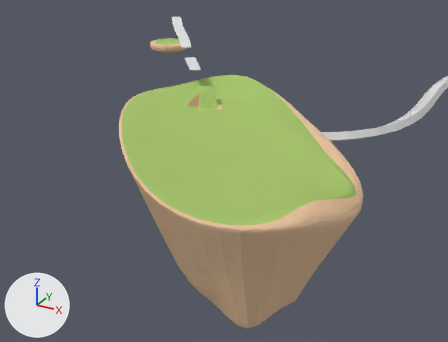
Renders of the Blender file BlenderFiles/level_geometry/1-1_isle.blend from each side of a commit.
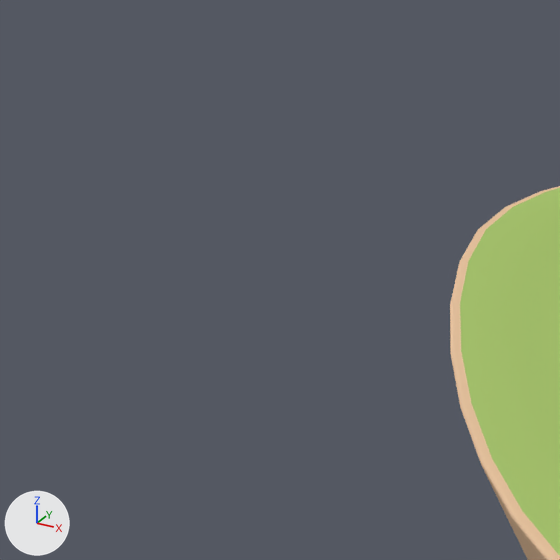
Each version appears first from a 50 mm lens placed at (-90.0, -481.3, 69.7), pointed at (-173.6, -329.4, -6.3), and next in a close-up on the part from 0% to 33% of the width and 12% to 56% of the height. The lights are fixed; the arrows at lower left show +X, +Y and +Z.

Objects in the first close-up: 'Isle 2'.
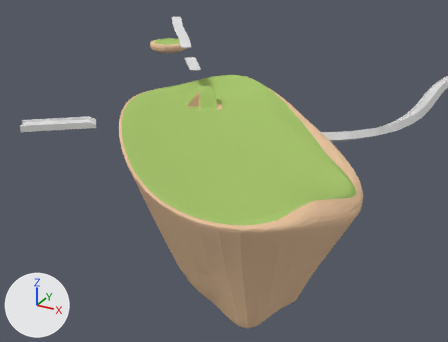
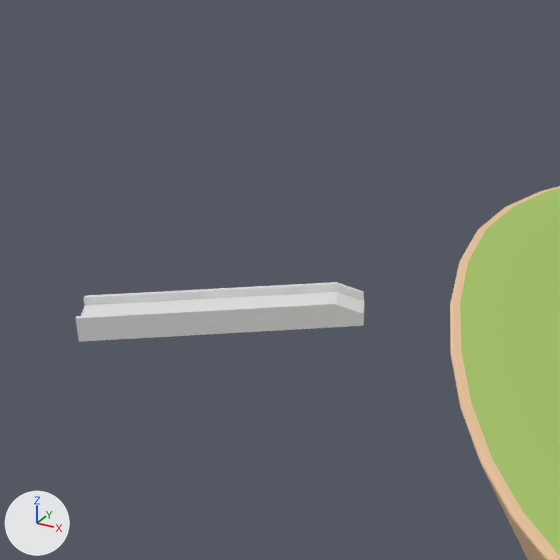
Changed parts and their boxes (x1, y1, x2, y2) in the close-ups (560 x 560 px):
'Track 2 - Road', added: after (75, 282, 365, 342)

What changed in the scene script:
```text
Add me_cube_012:
    me_cube_012.from_pydata(...)  # 14 vertices, 9 faces; spans x -1.04..1.05, y -2.75..0.0, z -0.64..1.31
Add me_cube_010:
    me_cube_010.from_pydata(...)  # 14 vertices, 9 faces; spans x 1.0..1.03, y -2.75..0.0, z -0.64..1.31
Add me_cube_008:
    me_cube_008.from_pydata(...)  # 14 vertices, 8 faces; spans x -1.0..1.0, y -2.75..0.0, z -0.64..1.31
Add cu_nurbspath_001:
    cu_nurbspath_001 = bpy.data.curves.new('NurbsPath.001', 'CURVE')
    cu_nurbspath_001.dimensions = '3D'
    _sp = cu_nurbspath_001.splines.new('NURBS'); _sp.points.add(1)
    _sp.points.foreach_set('co', [-12.24, 0.456, 0.0, 1.0, 6.237, 0.0000322, 0.0, 1.0])
    _sp.order_u = 2
    _sp.order_v = 0
    _sp.use_endpoint_u = True
    cu_nurbspath_001.use_path = True
    cu_nurbspath_001.use_path_clamp = True
    cu_nurbspath_001.bevel_resolution = 0
    cu_nurbspath_001.fill_mode = 'HALF'
Add ob_track_2___road:
    ob_track_2___road = bpy.data.objects.new('Track 2 - Road', me_cube_008)
    ob_track_2___road.parent = ob_track_2
    ob_track_2___road.location = (0.0, 0.0, 0.0)
    _m = ob_track_2___road.modifiers.new('Mirror', 'MIRROR')
    _m.use_axis = (False, True, False)
    _m.merge_threshold = 0.1
    _m = ob_track_2___road.modifiers.new('Array', 'ARRAY')
    _m.fit_type = 'FIT_CURVE'
    _m.curve = ob_track_2___curve
    _m.constant_offset_displace = (0.0, 0.0, 0.0)
    _m.merge_threshold = 0.1
    _m.start_cap = ob_track_2___road___start_cap
    _m.end_cap = ob_track_2___road___end_cap
    _m = ob_track_2___road.modifiers.new('Curve', 'CURVE')
    _m.object = ob_track_2___curve
Add ob_track_2___road___end_cap:
    ob_track_2___road___end_cap = bpy.data.objects.new('Track 2 - Road - End Cap', me_cube_012)
    ob_track_2___road___end_cap.parent = ob_track_2
    ob_track_2___road___end_cap.location = (0.0, 0.0, 32.02)
    _m = ob_track_2___road___end_cap.modifiers.new('Mirror', 'MIRROR')
    _m.use_axis = (False, True, False)
    _m.merge_threshold = 0.1
    ob_track_2___road___end_cap.hide_viewport = True
Add ob_track_2:
    ob_track_2 = bpy.data.objects.new('Track 2', None)
    ob_track_2.location = (-218.5, -347.3, 6.445)
    ob_track_2.rotation_euler = (0.0, 0.0, 0.698)  # degrees (0, 0, 40)
Add ob_track_2___road___start_cap:
    ob_track_2___road___start_cap = bpy.data.objects.new('Track 2 - Road - Start Cap', me_cube_010)
    ob_track_2___road___start_cap.parent = ob_track_2
    ob_track_2___road___start_cap.location = (0.0, 0.0, 31.88)
    _m = ob_track_2___road___start_cap.modifiers.new('Mirror', 'MIRROR')
    _m.use_axis = (False, True, False)
    _m.merge_threshold = 0.1
    ob_track_2___road___start_cap.hide_viewport = True
Add ob_track_2___curve:
    ob_track_2___curve = bpy.data.objects.new('Track 2 - Curve', cu_nurbspath_001)
    ob_track_2___curve.parent = ob_track_2
    ob_track_2___curve.location = (0.0, 0.0, 0.0)
```
